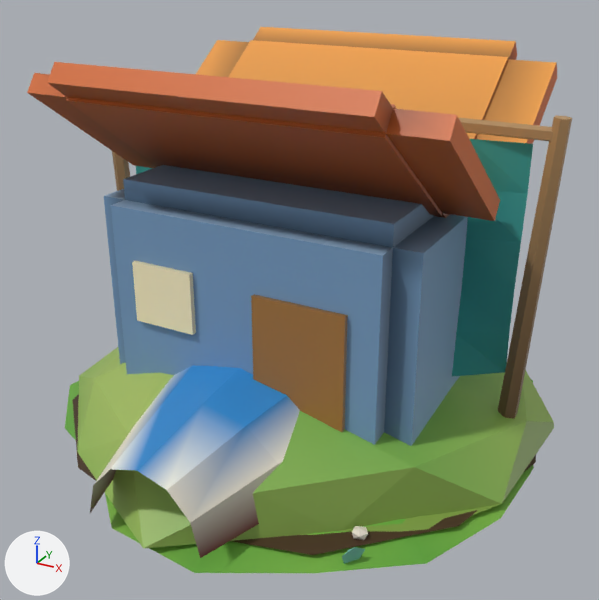
A saved change to the glTF model creator-build-project/assets/bundles/region_coast/models/coast_props.glb.
Camera for both pictures: a 50 mm lens placed at (1.49, -2.75, 1.83), pointed at (0.02, -0.09, 0.5). Every picture has the same lights, and +X, +Y and +Z are marked at lower left. The first picture is the older version. Vertices at exactly the same position are counted once.

The scene before the commit, as lines of its bpy script (objects in view):
```python
me_blob = bpy.data.meshes.new('blob')
me_blob.from_pydata(...)  # 27 vertices, 36 faces; spans x -1.0..1.0, y -1.0..1.0, z 0.0
me_blob.materials.append(mat_defaultmaterial)
me_fisher_hut = bpy.data.meshes.new('fisher_hut')
me_fisher_hut.from_pydata(...)  # 112 vertices, 204 faces; spans x -0.77..0.77, y -0.7..0.7, z 0.0..1.45
me_fisher_hut.materials.append(mat_defaultmaterial_009)
me_net_poles = bpy.data.meshes.new('net_poles')
me_net_poles.from_pydata(...)  # 34 vertices, 56 faces; spans x -0.96..0.96, y -0.04..0.04, z 0.0..1.3
me_net_poles.materials.append(mat_defaultmaterial_016)
ob_blob = bpy.data.objects.new('blob', me_blob)
ob_blob.location = (0.0, 0.0, 0.0)
ob_fisher_hut = bpy.data.objects.new('fisher_hut', me_fisher_hut)
ob_fisher_hut.location = (0.0, 0.0, 0.0)
ob_net_poles = bpy.data.objects.new('net_poles', me_net_poles)
ob_net_poles.location = (0.0, 0.0, 0.0)
# also in view: 'grasspatch' at (-0.01, -0.02, 0.02); 'dinghy' at (0.0, 0.0, 0.23); 'grasscap' at (0.01, -0.12, 0.15); 'net' at (0.0, 0.0, 0.69)
```
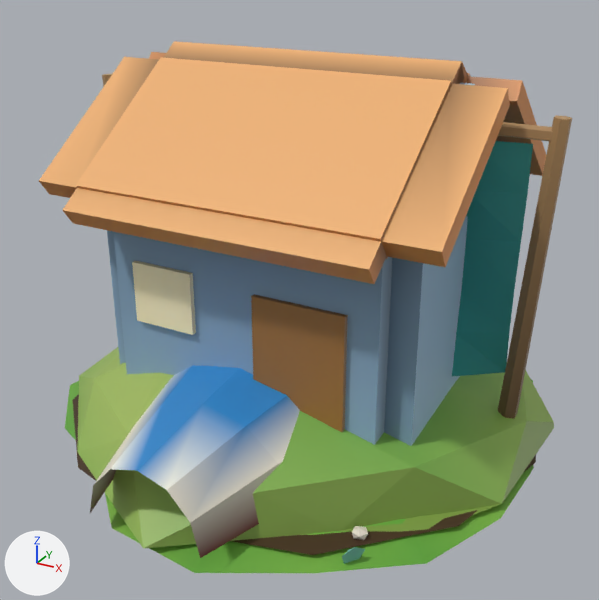
Scene script edits in JSON lines:
```json
{"block": "me_fisher_hut", "where": "# used by ob_fisher_hut; location = (0.0, 0.0, 0.0)"}
{"op": "remove", "block": "me_fisher_hut", "code": "me_fisher_hut.from_pydata(...)  # 112 vertices, 204 faces; spans x -0.77..0.77, y -0.7..0.7, z 0.0..1.45"}
{"op": "add", "block": "me_fisher_hut", "code": "me_fisher_hut.from_pydata(...)  # 120 vertices, 216 faces; spans x -0.77..0.77, y -0.7..0.7, z 0.0..1.45"}
{"block": "me_fisher_hut", "change": "me_fisher_hut part 1: the loose piece of 32 vertices spanning x -0.77..0.77, y -0.04..0.7, z 0.89..1.45 is moved by (0.0, -0.66, 0.0)"}
{"block": "me_fisher_hut", "change": "me_fisher_hut part 2: the loose piece of 32 vertices spanning x -0.77..0.77, y -0.7..0.04, z 0.89..1.45 is moved by (0.0, 0.66, 0.0)"}
{"block": "me_fisher_hut", "change": "me_fisher_hut part 3: 75 kept faces spanning x -0.65..0.65, y -0.52..0.5, z 0.0..1.0 get new vertex colours; the middle colour goes from blue #6585a4 to blue #7690a7"}
{"block": "me_fisher_hut", "change": "other edits to the shape of me_fisher_hut do not show in these pictures"}
```

What differs and where, as boxes (x1, y1, x2, y2) in the pictures (599 x 600 px; the box of a moved part takes in the faces that stretch with it):
```json
{"object": "fisher_hut", "change": "reshaped", "before": [27, 27, 557, 446], "after": [39, 41, 546, 446]}
{"part": 1, "of": "me_fisher_hut", "change": "moved or reshaped", "before": [196, 27, 557, 216], "after": [39, 42, 510, 284]}
{"part": 2, "of": "me_fisher_hut", "change": "moved or reshaped", "before": [27, 62, 500, 221], "after": [149, 41, 546, 176], "on screen": "mostly hidden afterwards"}
{"part": 3, "of": "me_fisher_hut", "change": "recoloured", "before": [104, 165, 468, 446], "after": [107, 216, 468, 446]}
```
